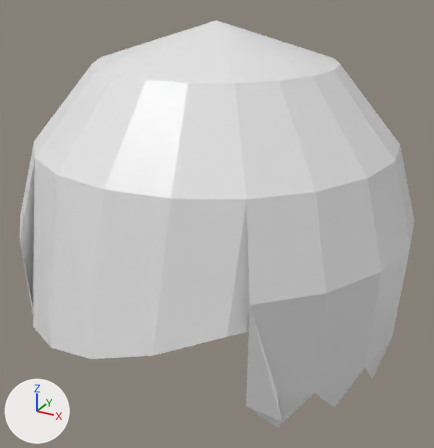
Two versions of the glTF model assets/avatars/hair_short_partl.glb, one commit apart.
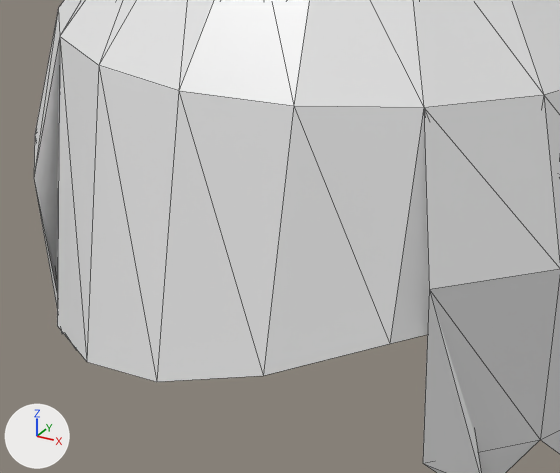
There are two pictures of each version: one whole from a 50 mm lens placed at (0.428, -0.776, 1.237), pointed at (0.016, -0.027, 0.863), one close up on the part from 0% to 75% of the width and 31% to 92% of the height. Lighting does not change. The marker at lower left points along +X, +Y and +Z. The first two pictures are the older version. The close-ups show mesh edges as thin lines. Where no turn or scale is listed for an object, it has been applied to the vertices. Vertices at exactly the same position are counted once.

The scene before the commit, as lines of its bpy script (objects in view):
```python
me_hair = bpy.data.meshes.new('hair')
me_hair.from_pydata(...)  # 100 vertices, 156 faces; spans x -0.302..0.302, y -0.317..0.302, z 0.68..1.16
me_hair.materials.append(mat_mathair)  # white #e7e7e7
ob_hair = bpy.data.objects.new('hair', me_hair)
ob_hair.location = (0.0, 0.0, 0.0)
```
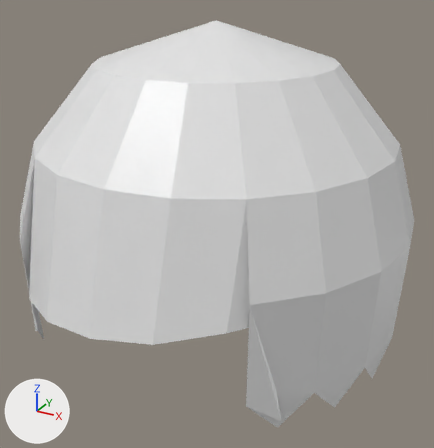
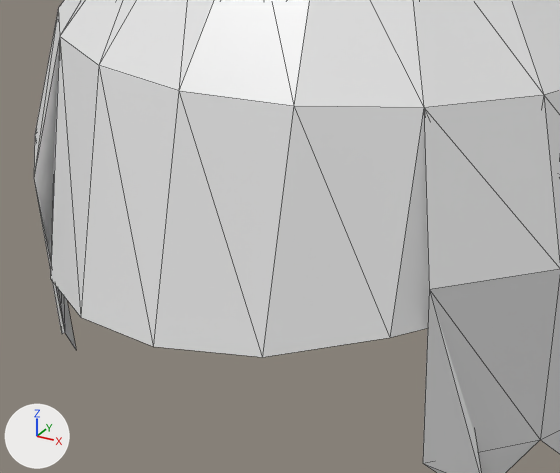
Boxes [x1, y1, x2, y2] around the edits, measured in the close-ups (560 x 473 px; the box of a moved part takes in the faces that stretch with it):
part 1 of me_hair, moved or reshaped: before [57, 37, 429, 382]; after [50, 37, 429, 357]

What the commit changed:
me_hair has 100 vertices, 156 faces and spans x -0.302..0.302, y -0.317..0.302, z 0.68..1.16.
me_hair is used by ob_hair; location (0.0, 0.0, 0.0).
Part 1, on me_hair:
Vertex 91 of me_hair moves from (-0.216, -0.195, 0.775) to (-0.216, -0.195, 0.815).
Vertex 92 of me_hair moves from (-0.157, -0.26, 0.755) at pixel (57, 325) to (-0.157, -0.26, 0.8) at pixel (50, 278).
Vertex 93 of me_hair moves from (-0.083, -0.302, 0.77) at pixel (86, 361) to (-0.083, -0.302, 0.81) at pixel (80, 317).
Vertex 94 of me_hair moves from (0.0, -0.317, 0.79) at pixel (156, 381) to (0.0, -0.317, 0.82) at pixel (153, 346).
Vertex 95 of me_hair moves from (0.083, -0.302, 0.815) at pixel (263, 375) to (0.083, -0.302, 0.83) at pixel (262, 357).
Vertex 96 of me_hair moves from (0.157, -0.26, 0.84) at pixel (389, 343) to (0.157, -0.26, 0.845) at pixel (389, 337).
Vertex 97 of me_hair moves from (0.216, -0.195, 0.845) to (0.216, -0.195, 0.85).
